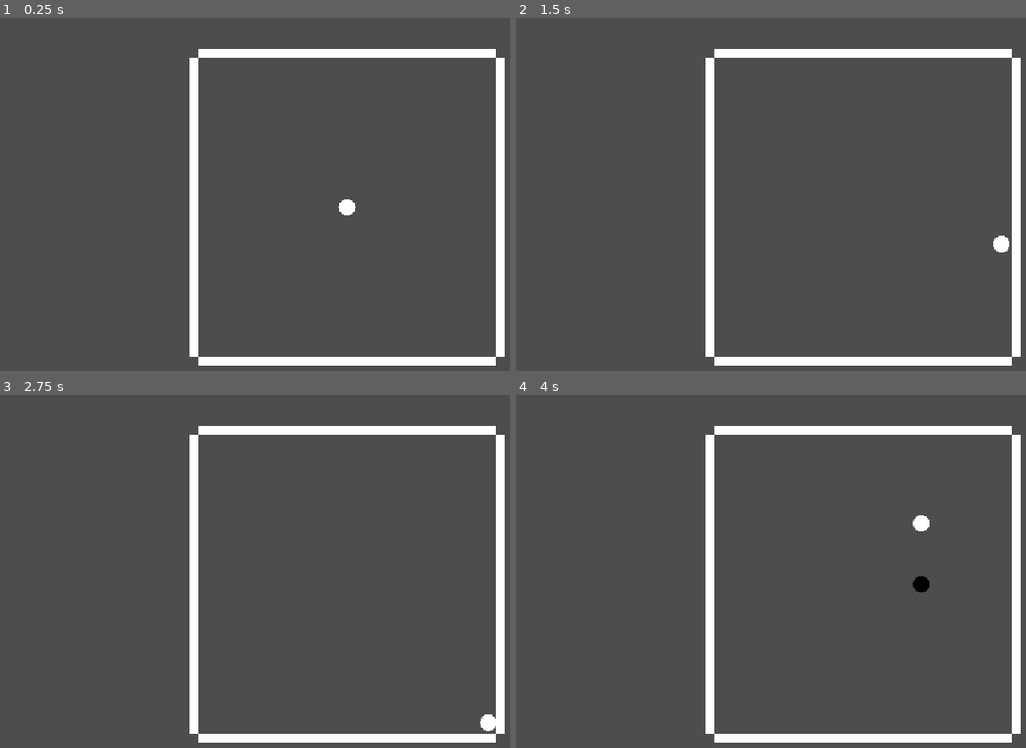
Above: before the commit, frames 1-4 (two rows, left to right).
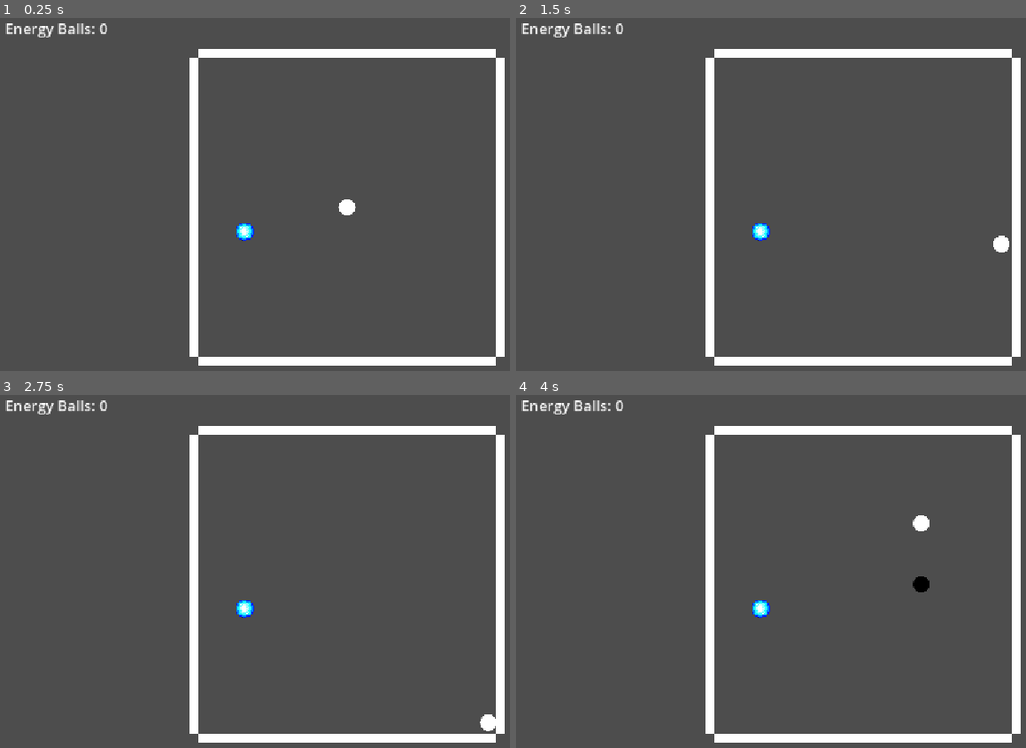
Above: after the commit, the same moments.

Repository: CSIE-Challenge/Challenge2026
Game: Godot game, scene res://Scenes/main.tscn
The game is run twice, just before and just after one commit, with the same random seed, the same clock (stepped at 60 frames per second) and the same inputs.
Inputs:
- Up to frame 1 (0.25 s): no input
- Up to frame 2 (1.5 s): tap Enter at 0.5 s; hold D (move_right) 0.53-1.28 s; tap Space (jump) at 0.77 s; hold S (move_down) from 1.28 s (still down)
- Up to frame 3 (2.75 s): tap Space (jump) at 1.52 s; release S (move_down) at 2.03 s; hold D (move_right) from 2.03 s (still down)
- Up to frame 4 (4 s): tap Space (jump) at 2.75, 3.02, 3.77 s; release D (move_right) at 2.78 s; hold W (move_up) 2.78-3.53 s; hold A (move_left) from 3.53 s (still down)

The runs differ from the first frame. In frame 1, 0.5% of the frame differs, in the area x 1-50%, y 1-64%; in frame 2, 0.5%; in frame 3, 0.5%; in frame 4, 0.5%.

Commit message:
feat: add energy ball

Diff:
--- /dev/null
+++ b/Scenes/energy_ball.tscn
@@ -0,0 +1,20 @@
+[gd_scene load_steps=4 format=3 uid="uid://c8igbkqxla1gy"]
+
+[ext_resource type="Texture2D" uid="uid://ccpptk271po31" path="res://Shapes/EnergyBall.png" id="1_1p6wn"]
+[ext_resource type="Script" uid="uid://b2hcgppnib8qb" path="res://Scripts/energy_ball.gd" id="1_q5f0i"]
+
+[sub_resource type="CircleShape2D" id="CircleShape2D_1p6wn"]
+radius = 12.0
+
+[node name="EnergyBall" type="Area2D"]
+collision_layer = 4
+collision_mask = 1
+script = ExtResource("1_q5f0i")
+
+[node name="CollisionShape2D" type="CollisionShape2D" parent="."]
+shape = SubResource("CircleShape2D_1p6wn")
+
+[node name="Sprite2D" type="Sprite2D" parent="."]
+texture_filter = 1
+scale = Vector2(0.5, 0.5)
+texture = ExtResource("1_1p6wn")
--- a/Scenes/gameplay.tscn
+++ b/Scenes/gameplay.tscn
@@ -1,7 +1,8 @@
-[gd_scene load_steps=7 format=3 uid="uid://bjm2jsv5qry5v"]
+[gd_scene load_steps=8 format=3 uid="uid://bjm2jsv5qry5v"]
 
 [ext_resource type="Texture2D" uid="uid://dle4xt8upfg42" path="res://Shapes/Square.svg" id="1_hf1ha"]
 [ext_resource type="Script" uid="uid://dven18jgarb7v" path="res://Scripts/game_manager.gd" id="1_kwrm5"]
+[ext_resource type="PackedScene" uid="uid://c8igbkqxla1gy" path="res://Scenes/energy_ball.tscn" id="2_ap8xm"]
 [ext_resource type="Script" uid="uid://bdl6qti40jt4x" path="res://Scripts/player.gd" id="2_m34ki"]
 [ext_resource type="Texture2D" uid="uid://bgjfsuwx1lk7i" path="res://Shapes/Circle.svg" id="2_wbxth"]
 
@@ -68,6 +69,8 @@
 [node name="Sprite2D" type="Sprite2D" parent="Stage/Walls/DownWall"]
 texture = ExtResource("1_hf1ha")
 
+[node name="EnergyBall" parent="Stage" instance=ExtResource("2_ap8xm")]
+
 [node name="Player" type="CharacterBody2D" parent="Stage"]
 collision_mask = 2
 motion_mode = 1
@@ -88,3 +91,13 @@
 [node name="BodySprite" type="Sprite2D" parent="Stage/Player"]
 scale = Vector2(0.2, 0.2)
 texture = ExtResource("2_wbxth")
+
+[node name="HUD" type="CanvasLayer" parent="."]
+
+[node name="EnergyCounterLabel" type="Label" parent="HUD"]
+offset_left = 20.0
+offset_top = 16.0
+offset_right = 240.0
+offset_bottom = 48.0
+theme_override_font_sizes/font_size = 24
+text = "Energy Balls: 0"
--- /dev/null
+++ b/Scripts/energy_ball.gd
@@ -0,0 +1,15 @@
+extends Area2D
+
+signal collected
+
+
+func _ready() -> void:
+	body_entered.connect(_on_body_entered)
+
+
+func _on_body_entered(body: Node2D) -> void:
+	if not visible or body.name != "Player":
+		return
+
+	visible = false
+	collected.emit()
--- a/Scripts/game_manager.gd
+++ b/Scripts/game_manager.gd
@@ -1,9 +1,52 @@
 extends Node2D
+
+@export var energy_ball_spawn_bounds := Rect2(Vector2(-220, -220), Vector2(440, 440))
+@export var min_spawn_distance_from_player := 48.0
+
+var energy_ball_count := 0
+var rng := RandomNumberGenerator.new()
+
+@onready var player: CharacterBody2D = $"../Stage/Player"
+@onready var energy_ball: Area2D = $"../Stage/EnergyBall"
+@onready var energy_counter_label: Label = $"../HUD/EnergyCounterLabel"
 
 
 func _ready() -> void:
 	GlobalSignal.player_hit.connect(on_player_hit)
+	energy_ball.connect("collected", _on_energy_ball_collected)
+	_update_energy_counter()
+	_respawn_energy_ball()
 
 
-func on_player_hit(damage: int):
+func on_player_hit(damage: int) -> void:
 	print("玩家受到了", damage, "點傷害")
+
+
+func _respawn_energy_ball() -> void:
+	energy_ball.position = _get_random_spawn_position()
+	energy_ball.visible = true
+
+
+func _get_random_spawn_position() -> Vector2:
+	var spawn_position := Vector2.ZERO
+
+	for _attempt in 20:
+		spawn_position = Vector2(
+			rng.randf_range(energy_ball_spawn_bounds.position.x, energy_ball_spawn_bounds.end.x),
+			rng.randf_range(energy_ball_spawn_bounds.position.y, energy_ball_spawn_bounds.end.y)
+		)
+
+		if spawn_position.distance_to(player.position) >= min_spawn_distance_from_player:
+			return spawn_position
+
+	return spawn_position
+
+
+func _on_energy_ball_collected() -> void:
+	energy_ball_count += 1
+	_update_energy_counter()
+	call_deferred("_respawn_energy_ball")
+
+
+func _update_energy_counter() -> void:
+	energy_counter_label.text = "Energy Balls: %d" % energy_ball_count
Not shown, added: Scripts/energy_ball.gd.uid
Binary file added: Shapes/EnergyBall.png
Not shown, added: Shapes/EnergyBall.png.import
